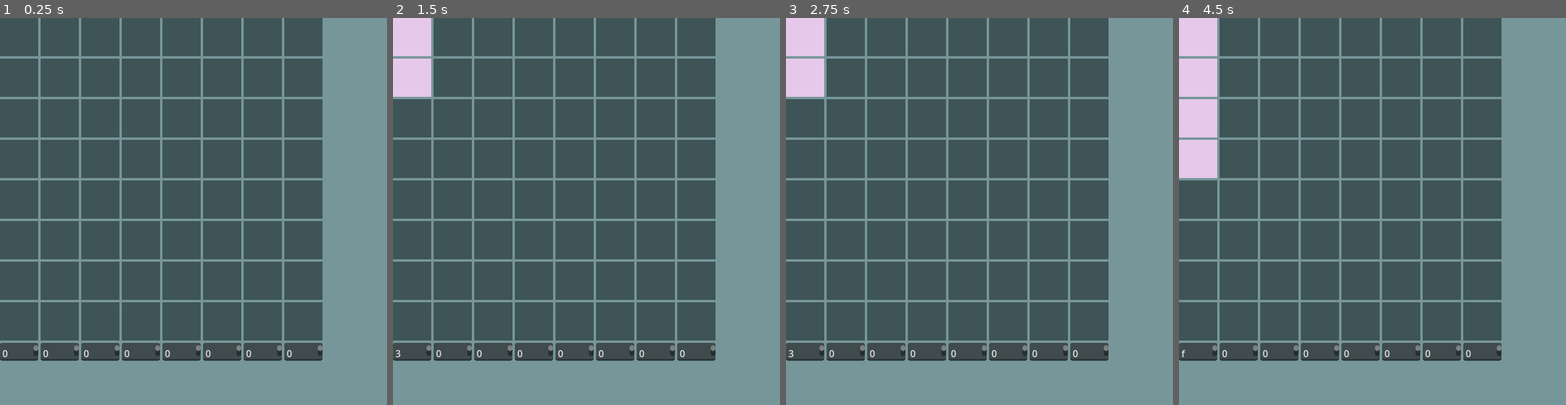
Above: before the commit, frames 1-4 (left to right).
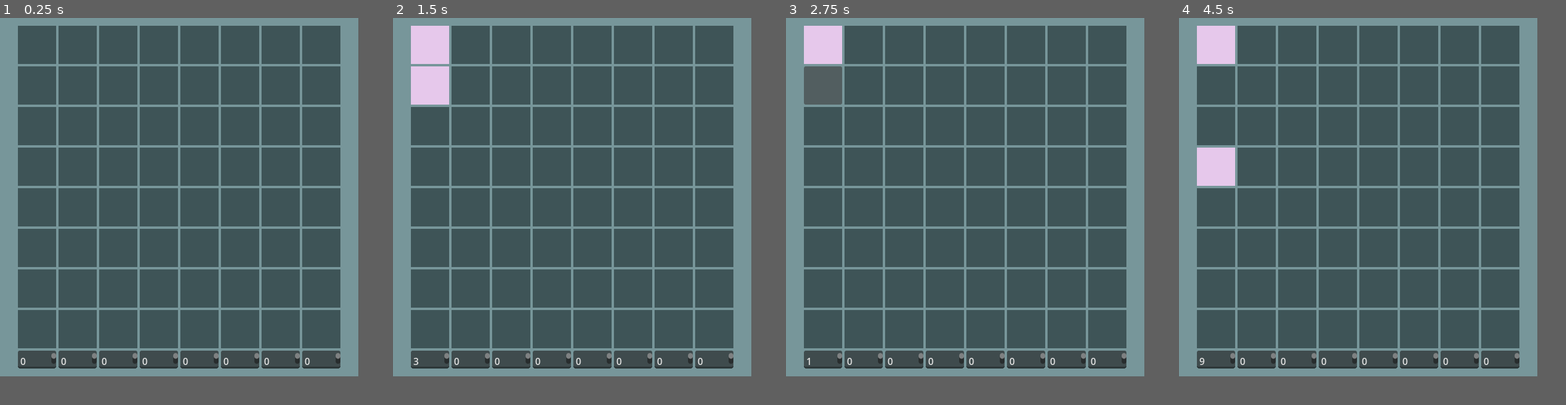
Above: after the commit, the same moments.

Repository: icysamon/Pixel-Designer
Game: Godot game, scene res://tscn/control.tscn
The game is run twice, just before and just after one commit, with the same random seed, the same clock (stepped at 60 frames per second) and the same inputs. Before the commit the project has no main scene; this scene is started directly in both runs.
Inputs (mouse positions are in pixels of both pictures, inside the frame that each line leads up to):
- Up to frame 1 (0.25 s): no input
- Up to frame 2 (1.5 s): click (412, 37) at 0.52 s; click (412, 76) at 1.27 s
- Up to frame 3 (2.75 s): click (824, 91) at 2.02 s
- Up to frame 4 (4.5 s): click (1198, 118) at 2.77 s; click (1217, 134) at 3.52 s; click (1198, 157) at 4.27 s
The window is 648x648 before the commit and 600x600 after it. Grey fills any space a smaller window leaves; there, only what the larger window draws over its background counts as a difference.

The runs differ from the first frame. In frame 1, 25% of the frame differs, in the area x 0-88%, y 0-91%; in frame 2, 26%; in frame 3, 26%; in frame 4, 27%.

Commit message:
style: add comments

Diff:
--- a/Project/project.godot
+++ b/Project/project.godot
@@ -10,7 +10,9 @@
 
 [application]
 
-config/name="8x8 Design Editor"
+config/name="Pixel Designer"
+config/description="SSD1306チップのために開発したピクセルフォントのデザイナー。"
+run/main_scene="res://tscn/control.tscn"
 config/features=PackedStringArray("4.2", "GL Compatibility")
 boot_splash/bg_color=Color(0.188235, 0.364706, 0.462745, 1)
 boot_splash/show_image=false
@@ -18,7 +20,8 @@
 
 [display]
 
-window/size/viewport_width=648
+window/size/viewport_width=600
+window/size/viewport_height=600
 window/size/resizable=false
 
 [rendering]
--- a/Project/script/button.gd
+++ b/Project/script/button.gd
@@ -1,7 +1,7 @@
 extends Button
 
-var switch = false
+var switch = false # ボタンの状態
 
 func _on_pressed():
-	switch = !switch
+	switch = !switch # ボタン状態を変更
 	get_parent()._run()
--- a/Project/script/column.gd
+++ b/Project/script/column.gd
@@ -2,7 +2,6 @@
 
 var Grid = preload("res://tscn/button.tscn")
 @onready var text_edit = $"../TextEdit"
-
 
 
 func _ready():
@@ -13,15 +12,9 @@
 	text_edit.text = "0"
 
 
-func _process(delta):
-	pass
-
-
 func _run():
 	var byte : int = 0x00
 	for i in get_child_count():
 		if get_child(i).switch:
-			byte = byte | (0x01 << i)
-			pass
-		pass
+			byte = byte | (0x01 << i) # 毎列のピクセル対応のを計算
 	text_edit.text = "%x" % byte
--- a/Project/tscn/control.tscn
+++ b/Project/tscn/control.tscn
@@ -23,9 +23,15 @@
 [node name="HBoxContainer" type="HBoxContainer" parent="."]
 custom_minimum_size = Vector2(30, 30)
 layout_mode = 1
-anchors_preset = 15
-anchor_right = 1.0
-anchor_bottom = 1.0
+anchors_preset = 8
+anchor_left = 0.5
+anchor_top = 0.5
+anchor_right = 0.5
+anchor_bottom = 0.5
+offset_left = -134.0
+offset_top = -17.0
+offset_right = 134.0
+offset_bottom = 17.0
 grow_horizontal = 2
 grow_vertical = 2
 
